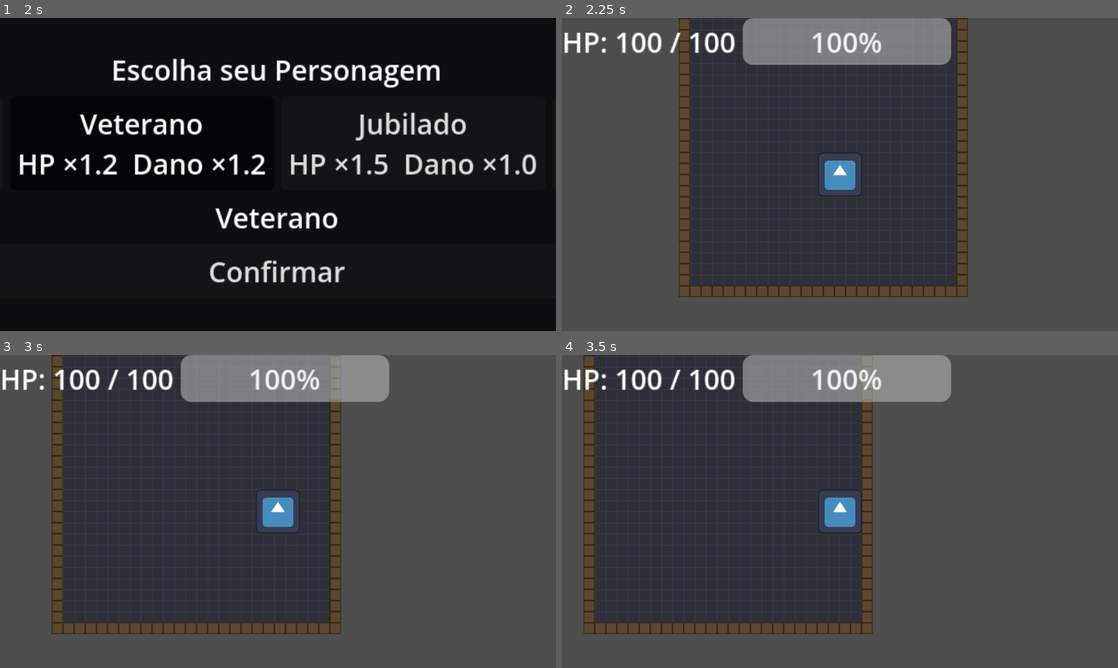
Above: before the commit, frames 1-4 (two rows, left to right).
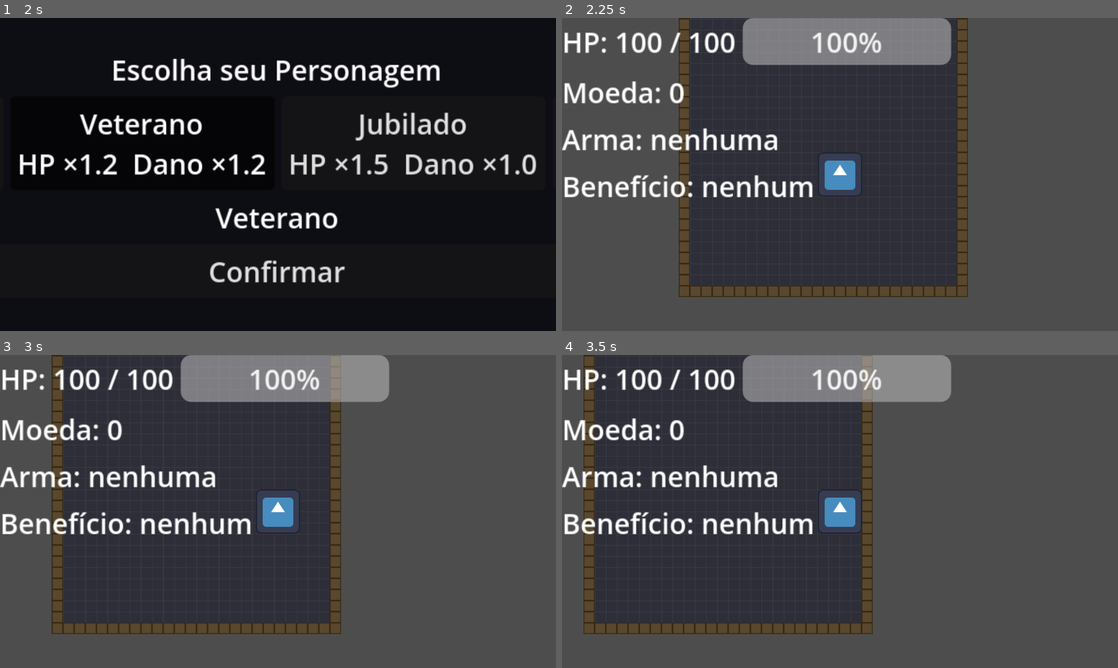
Above: after the commit, the same moments.

Repository: UnBArqDsw2026-1-Turma02/2026.1-T02_G1_MadDev_Entrega_04
Game: Godot game, scene res://scenes/ui/main_menu.tscn
Same seed, same stepped clock (60 frames per second), same inputs: the game is played once before the commit and once after it. The engine's default icon, where the game draws it, is replaced by a stand-in: a white triangle on a blue panel in a dark square.
Inputs (mouse positions are in pixels of both pictures, inside the frame that each line leads up to):
- Up to frame 1 (2 s): click "Iniciar" at 0.5 s; click "Veterano HP ×1.2 Dano ×1.2" at 1.25 s
- Up to frame 2 (2.25 s): click "Confirmar" at 2 s
- Up to frame 3 (3 s): tap Enter (ui_accept) at 2.75 s; move the mouse to (400, 495) at 2.77 s; hold D (move_right) from 2.78 s (still down); tap Space (dash) at 2.85 s
- Up to frame 4 (3.5 s): keep holding D (move_right); tap Enter (ui_accept) at 3.02 s

Frame 1 is identical in both runs. In frame 2, 3.2% of the frame differs, in the area x 0-46%, y 20-58%; in frame 3, 3.2%; in frame 4, 3.2%.

Commit message:
[FEAT] Issue 09 — Completa HUD com moeda, arma equipada e benefício ativo
- hud.tscn ganha CurrencyLabel, WeaponLabel e BenefitLabel
- Novos sinais no SignalBus (Mediator): equipment_changed e benefit_changed,
  emitidos por player.equip()/unequip()/equip_benefit()/unequip_benefit()
- hud_abstraction.gd escuta os novos sinais + currency_changed +
  item_picked_up (feed transitório "+ Nome" por 1.5s, já que os consumíveis
  têm efeito instantâneo e não existe inventário persistente para contar)
- FIX: player._on_run_ended() zerava equipment/active_benefit direto,
  pulando on_unequip()/deactivate() e os sinais; agora chama unequip()/
  unequip_benefit() antes de stats.reset_to_base()
- GameManager.reset_run() agora emite currency_changed ao zerar o saldo

Diff:
--- a/jogo/scenes/ui/hud.tscn
+++ b/jogo/scenes/ui/hud.tscn
@@ -45,6 +45,18 @@
 layout_mode = 2
 text = "Tempo: 00:00"
 
+[node name="CurrencyLabel" type="Label" parent="VBoxContainer"]
+layout_mode = 2
+text = "Moeda: 0"
+
+[node name="WeaponLabel" type="Label" parent="VBoxContainer"]
+layout_mode = 2
+text = "Arma: nenhuma"
+
+[node name="BenefitLabel" type="Label" parent="VBoxContainer"]
+layout_mode = 2
+text = "Benefício: nenhum"
+
 [node name="ConsumableRow" type="HBoxContainer" parent="VBoxContainer" unique_id=988393516]
 layout_mode = 2
 
--- a/jogo/scripts/autoloads/game_manager.gd
+++ b/jogo/scripts/autoloads/game_manager.gd
@@ -56,6 +56,7 @@
 	current_room_index = 0
 	run_score = 0
 	currency = 0
+	SignalBus.currency_changed.emit(currency)
 	player_level = 1
 	player_xp = 0
 	xp_to_next_level = 10
--- a/jogo/scripts/autoloads/signal_bus.gd
+++ b/jogo/scripts/autoloads/signal_bus.gd
@@ -33,6 +33,8 @@
 signal consumable_used(consumable_type: String)
 signal key_used()
 signal bomb_used(origin: Vector2)
+signal equipment_changed(slot: int, item: Resource)
+signal benefit_changed(benefit: Resource)
 
 # ---------------------------------------------------------------------------
 # Jogo / Meta
--- a/jogo/scripts/player/player.gd
+++ b/jogo/scripts/player/player.gd
@@ -170,10 +170,10 @@
 	_is_dead = false
 	_can_dash = true
 	_is_dashing = false
+	for slot in equipment.keys():
+		unequip(slot)
+	unequip_benefit()
 	stats.reset_to_base()
-	for slot in equipment.keys():
-		equipment[slot] = null
-	active_benefit = null
 
 
 # ---------------------------------------------------------------------------
@@ -185,12 +185,14 @@
 	equipment[slot] = item
 	if item != null and item.has_method("on_equip"):
 		item.on_equip(self)
+	SignalBus.equipment_changed.emit(slot, item)
 
 
 func unequip(slot: EquipSlot) -> void:
 	if equipment[slot] != null and equipment[slot].has_method("on_unequip"):
 		equipment[slot].on_unequip(self)
 	equipment[slot] = null
+	SignalBus.equipment_changed.emit(slot, null)
 
 
 func get_equipped(slot: EquipSlot) -> Resource:
@@ -206,9 +208,11 @@
 	active_benefit = benefit
 	if benefit != null and benefit.has_method("activate"):
 		benefit.activate(self)
+	SignalBus.benefit_changed.emit(benefit)
 
 
 func unequip_benefit() -> void:
 	if active_benefit != null and active_benefit.has_method("deactivate"):
 		active_benefit.deactivate(self)
 	active_benefit = null
+	SignalBus.benefit_changed.emit(null)
--- a/jogo/scripts/ui/hud_abstraction.gd
+++ b/jogo/scripts/ui/hud_abstraction.gd
@@ -20,6 +20,9 @@
 @onready var _time_label: Label = $VBoxContainer/TimeLabel
 @onready var _consumable_bar: HBoxContainer = $VBoxContainer/ConsumableRow
 @onready var _achievement_label: Label = $VBoxContainer/AchievementLabel
+@onready var _currency_label: Label = $VBoxContainer/CurrencyLabel
+@onready var _weapon_label: Label = $VBoxContainer/WeaponLabel
+@onready var _benefit_label: Label = $VBoxContainer/BenefitLabel
 
 # ---------------------------------------------------------------------------
 # Estado do cronômetro da run
@@ -46,6 +49,10 @@
 	SignalBus.run_ended.connect(_on_run_ended)
 	SignalBus.game_paused.connect(_on_game_paused)
 	SignalBus.achievement_unlocked.connect(_on_achievement_unlocked)
+	SignalBus.currency_changed.connect(_on_currency_changed)
+	SignalBus.equipment_changed.connect(_on_equipment_changed)
+	SignalBus.benefit_changed.connect(_on_benefit_changed)
+	SignalBus.item_picked_up.connect(_on_item_picked_up)
 
 
 func _process(delta: float) -> void:
@@ -102,13 +109,38 @@
 	_achievement_label.visible = false
 
 
+func _on_currency_changed(new_amount: int) -> void:
+	_currency_label.text = "Moeda: %d" % new_amount
+
+
+## EquipSlot.HEAD (índice 0) é o slot reaproveitado por WeaponItem (ver weapon_item.gd).
+func _on_equipment_changed(slot: int, item: Resource) -> void:
+	if slot != 0:
+		return
+	if item != null and item.get("weapon_name") != null:
+		_weapon_label.text = "Arma: %s" % item.weapon_name
+	else:
+		_weapon_label.text = "Arma: nenhuma"
+
+
+func _on_benefit_changed(benefit: Resource) -> void:
+	if benefit != null and benefit.get("consumable_name") != null:
+		_benefit_label.text = "Benefício: %s" % benefit.consumable_name
+	else:
+		_benefit_label.text = "Benefício: nenhum"
+
+
 # ---------------------------------------------------------------------------
-# Iterator — itera sobre os dados de consumíveis e atualiza os ícones
+# Iterator — itera sobre o feed transitório de coletas recentes
 # ---------------------------------------------------------------------------
-func update_consumables(consumable_list: Array) -> void:
+## Consumíveis têm efeito instantâneo ao coletar (sem inventário persistente);
+## o feed mostra a última coleta por 1.5s como confirmação visual.
+func _on_item_picked_up(item_data: Dictionary) -> void:
 	for child in _consumable_bar.get_children():
 		child.queue_free()
-	for item in consumable_list:
-		var label := Label.new()
-		label.text = str(item)
-		_consumable_bar.add_child(label)
+	var label := Label.new()
+	label.text = "+ %s" % item_data.get("name", "Item")
+	_consumable_bar.add_child(label)
+	await get_tree().create_timer(1.5).timeout
+	if is_instance_valid(label):
+		label.queue_free()
Not shown, changed: CONTEXT.md
Not shown, changed: tasks.md
